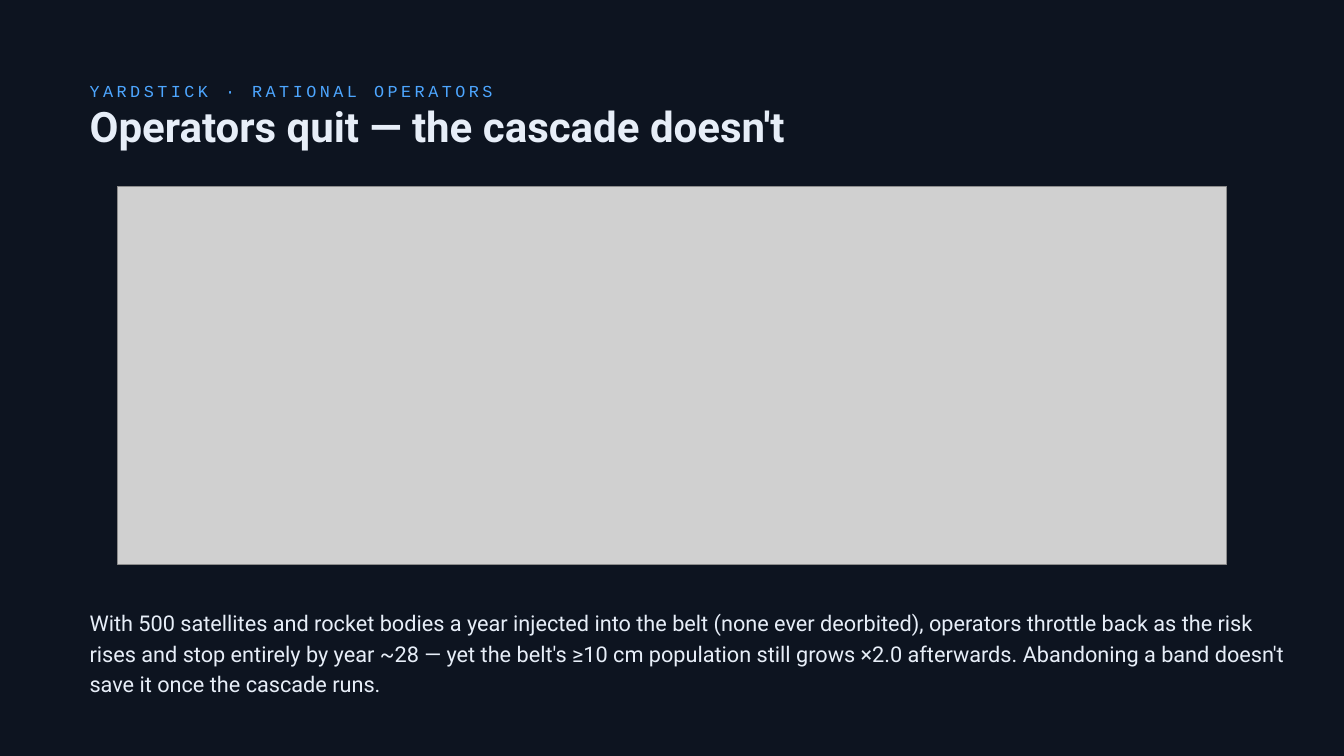
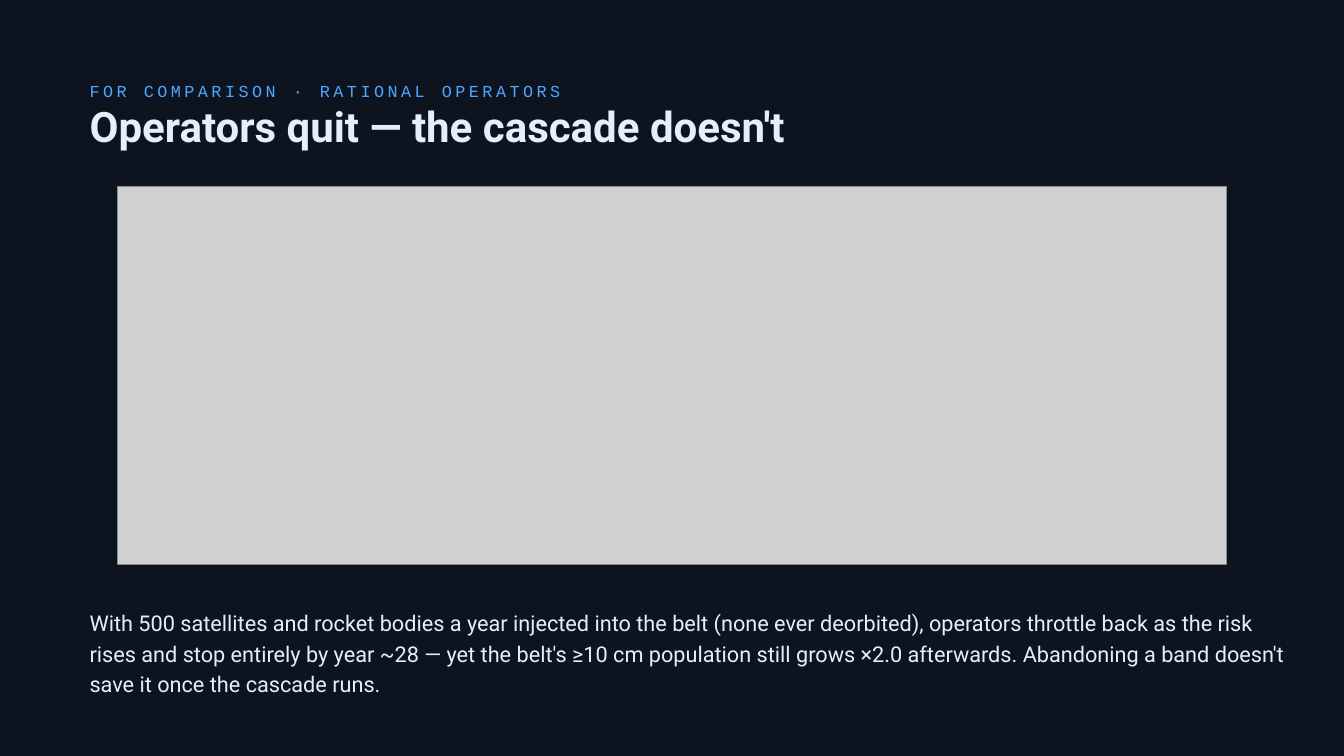
Before and after one commit to TimKadyrov/DebrisCascade, a slide deck: slide 16 of Barrel of Nails — Kessler Study.pptx. Drawn at 1344x756 pixels with LibreOffice and Linux fonts; fonts in the diff are those of the drawing; grey boxes stand for pictures. Boxes give left, top, right and bottom in pixels: in the first picture for what was removed or moved away, otherwise in the second. Text is boxed around its words. In the diff, an @@ line names an element or a change of style, - is before the commit and + after.

```diff
--- a/Barrel of Nails — Kessler Study.pptx
+++ b/Barrel of Nails — Kessler Study.pptx
@@ text at [90, 85, 560, 97]: text changed @@
-YARDSTICK · RATIONAL OPERATORS
+FOR COMPARISON · RATIONAL OPERATORS
```
Also in this commit, not shown: 11 other slides changed, 6 other files.
